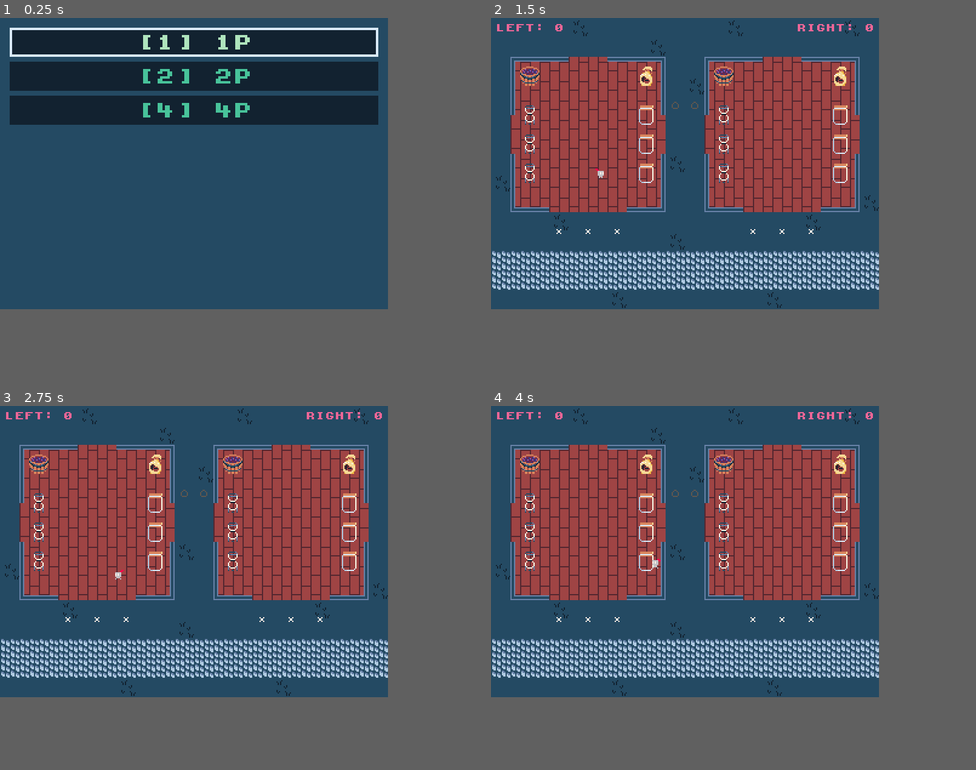
Above: before the commit, frames 1-4 (two rows, left to right).
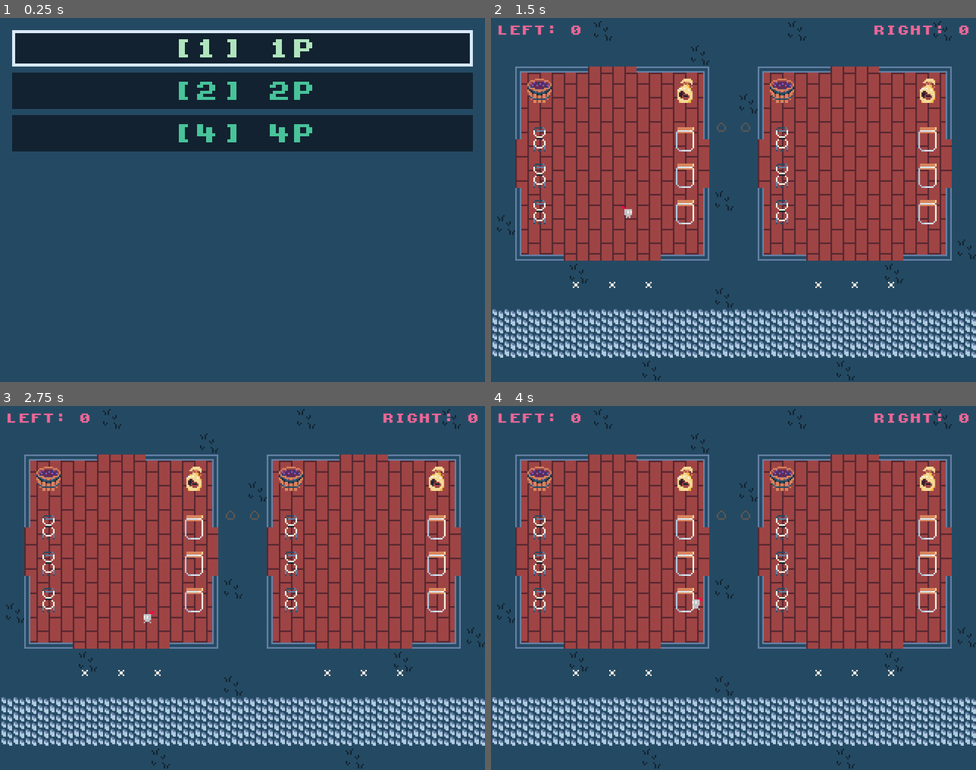
Above: after the commit, the same moments.

Repository: nikolawhallon/over-brewed
Game: Godot game, scene res://scenes/app.tscn
Same seed, same stepped clock (60 frames per second), same inputs: the game is played once before the commit and once after it.
Inputs (mouse positions are in pixels of both pictures, inside the frame that each line leads up to):
- Up to frame 1 (0.25 s): no input
- Up to frame 2 (1.5 s): click "[1] 1P" at 0.5 s; tap Enter at 1.25 s; move the mouse to (772, 149) at 1.27 s; hold Right from 1.28 s (still down); tap 4 (four_player) at 1.35 s; click (772, 149) at 1.42 s
- Up to frame 3 (2.75 s): release Right at 2 s; drag from (116, 566) to (67, 620) at 2.02 s
- Up to frame 4 (4 s): tap Space at 2.75 s; move the mouse to (723, 486) at 2.77 s; hold Right 2.78-3.5 s; tap 1 (one_player) at 2.85 s; tap Enter at 3.5 s; drag from (665, 609) to (646, 464) at 3.52 s
In our replay, the window is 640x480 before the commit and 800x600 after it. These sizes can differ from the game's own. Grey fills any space a smaller window leaves; there, only what the larger window draws over its background counts as a difference.

The runs differ from the first frame. In frame 1, 20% of the frame differs, in the area x 2-98%, y 2-37%; in frame 2, 48%, in the area x 0-100%, y 0-100%; in frame 3, 48%; in frame 4, 48%.

Commit message:
some scaling shenanigans

Diff:
--- a/project.godot
+++ b/project.godot
@@ -25,8 +25,9 @@
 window/size/viewport_height=240
 window/size/window_width_override=1280
 window/size/window_height_override=960
-window/stretch/mode="viewport"
+window/stretch/mode="canvas_items"
 window/stretch/aspect="expand"
+window/stretch/scale_mode="integer"
 
 [input]
 
